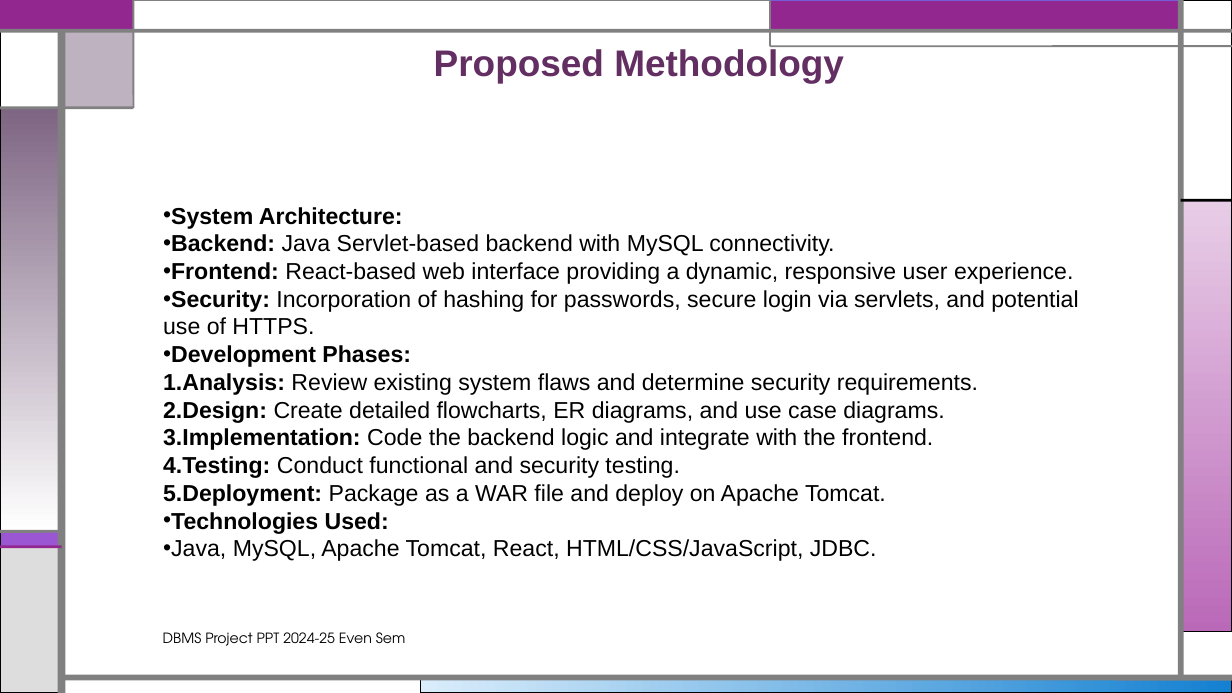
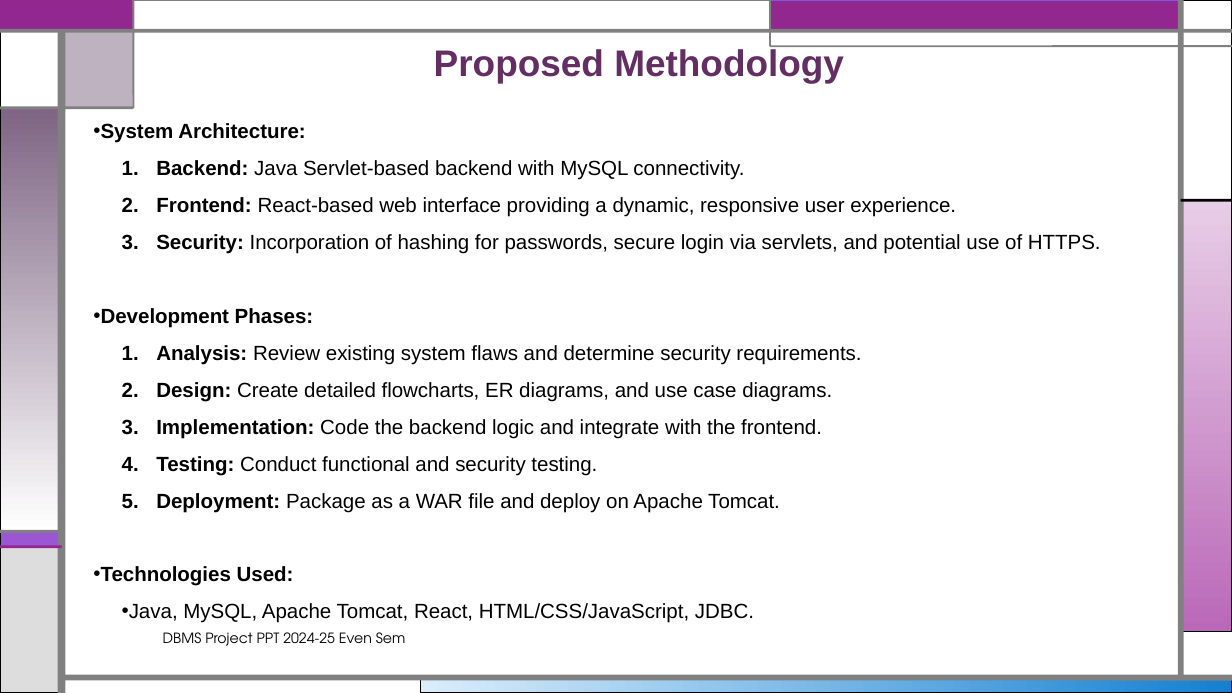
Before and after one commit to Drishay/CollegeProjects, a slide deck: slide 6 of DBMS-Project/others-details/Presentation-001.pptx. Drawn at 1232x693 pixels with LibreOffice and Linux fonts; fonts in the diff are those of the drawing. Boxes give left, top, right and bottom in pixels: in the first picture for what was removed or moved away, otherwise in the second. Text is boxed around its words. In the diff, an @@ line names an element or a change of style, - is before the commit and + after.

Commit message:
frontend added

```diff
--- a/DBMS-Project/others-details/Presentation-001.pptx
+++ b/DBMS-Project/others-details/Presentation-001.pptx
@@ text "System Architecture:": place and size @@
-text "System Architecture:" at bbox=[163, 207, 1078, 561]
+text "System Architecture:" at bbox=[101, 123, 1101, 623]
@@ text "System Architecture:" at bbox=[101, 123, 1101, 623]: size 18 to 16 pt; line spacing 1 to 1.5; bullet • to 1.; list level 1 to 2 in "Backend: Java Servlet-based backend with ..."; list level 1 to 2 in "Frontend: React-based web interface providing ..."; list level 1 to 2 in "Security: Incorporation of hashing for ..."; list level 1 to 2 in "Analysis: Review existing system flaws ..."; list level 1 to 2 in "Design: Create detailed flowcharts, ER ..."; list level 1 to 2 in "Implementation: Code the backend logic ..."; list level 1 to 2 in "Testing: Conduct functional and security ..."; list level 1 to 2 in "Deployment: Package as a WAR ..."; list level 1 to 2 in "Java, MySQL, Apache Tomcat, React, ..." @@
```
Also in this commit, not shown: 6 other slides changed, 3 slides added, 9 other files.
